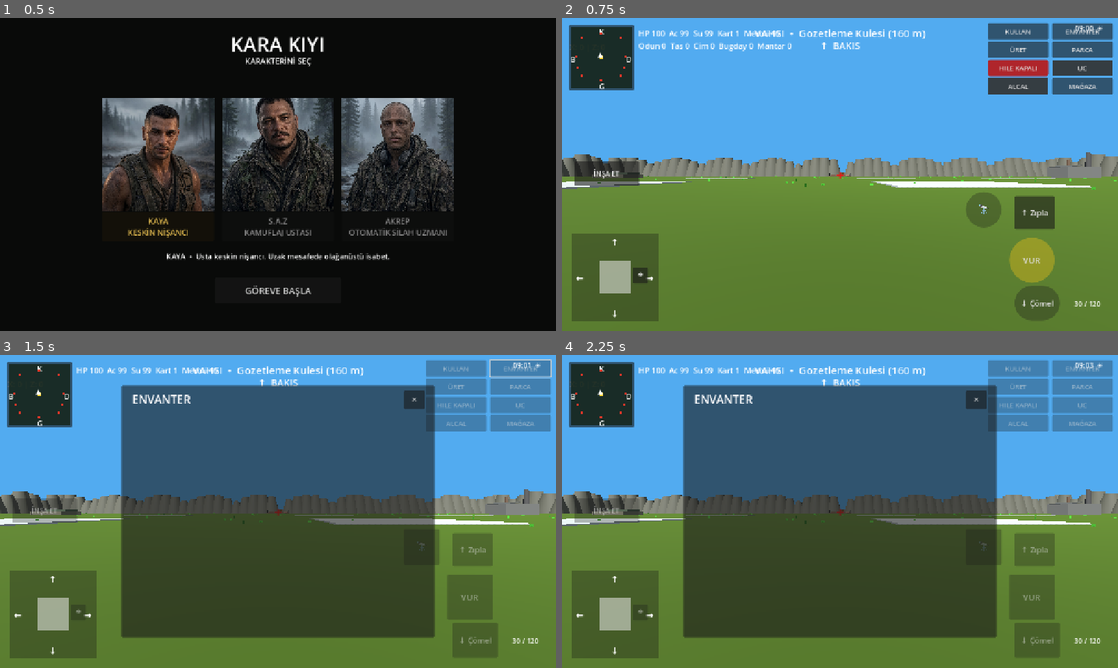
Above: before the commit, frames 1-4 (two rows, left to right).
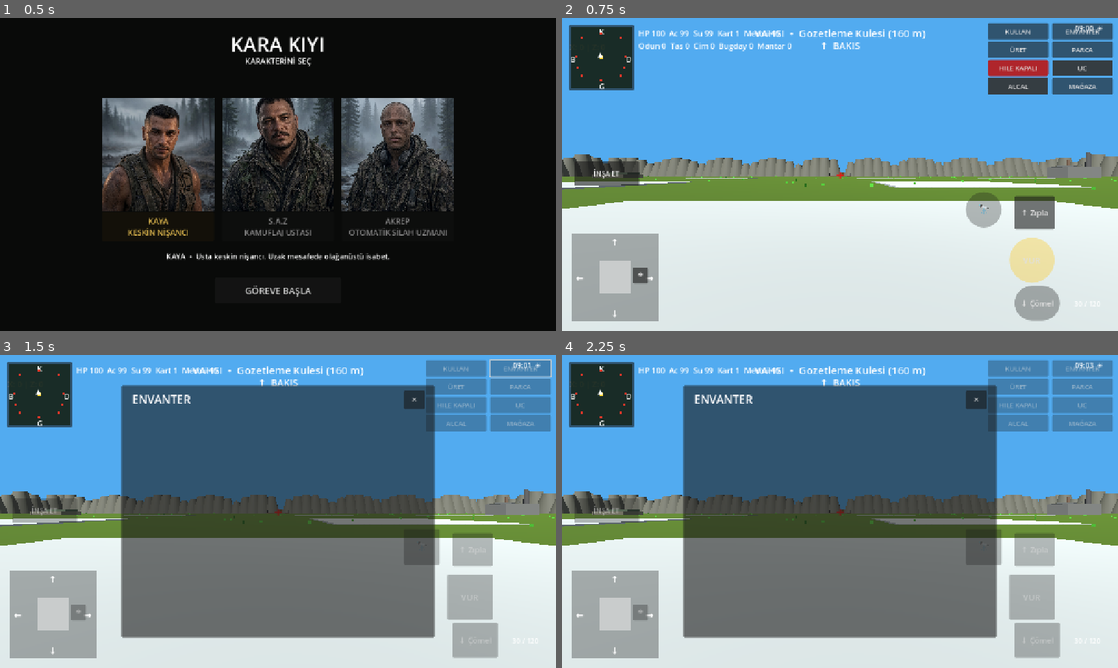
Above: after the commit, the same moments.

Repository: cantrsx-blip/GrayCardWars
Game: Godot game, scene res://scenes/Intro.tscn
The game is run twice, just before and just after one commit, with the same random seed, the same clock (stepped at 60 frames per second) and the same inputs.
Inputs (mouse positions are in pixels of both pictures, inside the frame that each line leads up to):
- Up to frame 1 (0.5 s): no input
- Up to frame 2 (0.75 s): click "GÖREVE BAŞLA" at 0.5 s
- Up to frame 3 (1.5 s): click "ENVANTER" at 1.25 s
- Up to frame 4 (2.25 s): click (662, 639) at 2 s

Frame 1 is identical in both runs. In frame 2, 41% of the frame differs, in the area x 0-100%, y 44-100%; in frame 3, 41%; in frame 4, 41%.

Commit message:
fix: mevcut 19 alanı koruyup 20. yerleşimi ekle

Diff:
--- a/scripts/main.gd
+++ b/scripts/main.gd
@@ -444,6 +444,8 @@
 			continue
 		_build_settlement_pad(center+Vector3(10,0,10),-1.0,-1.0)
 		placed.append(center)
+	# 20th settlement: fixed at the marked central empty area. Existing 19 positions stay unchanged.
+	_build_settlement_pad(Vector3(10,0,10),-1.0,-1.0)
 
 func _settlement_position_safe(center:Vector3,placed:Array[Vector3]) -> bool:
 	# A 25x25 pad needs margin from mountains and named POI/boss areas.
